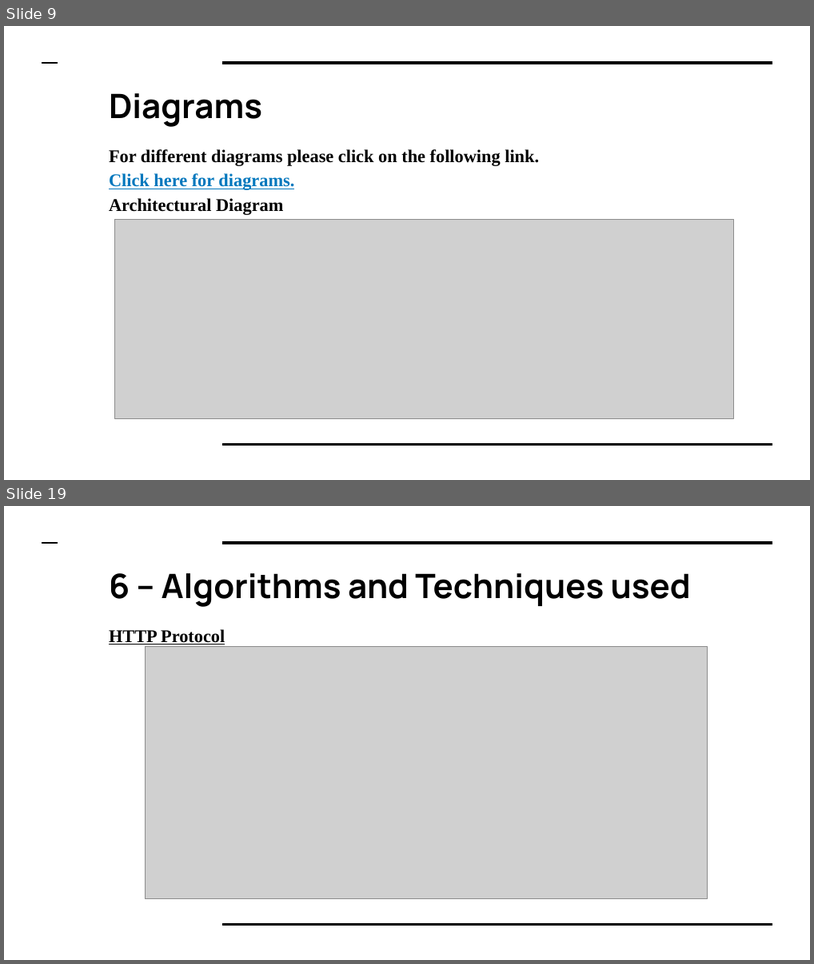
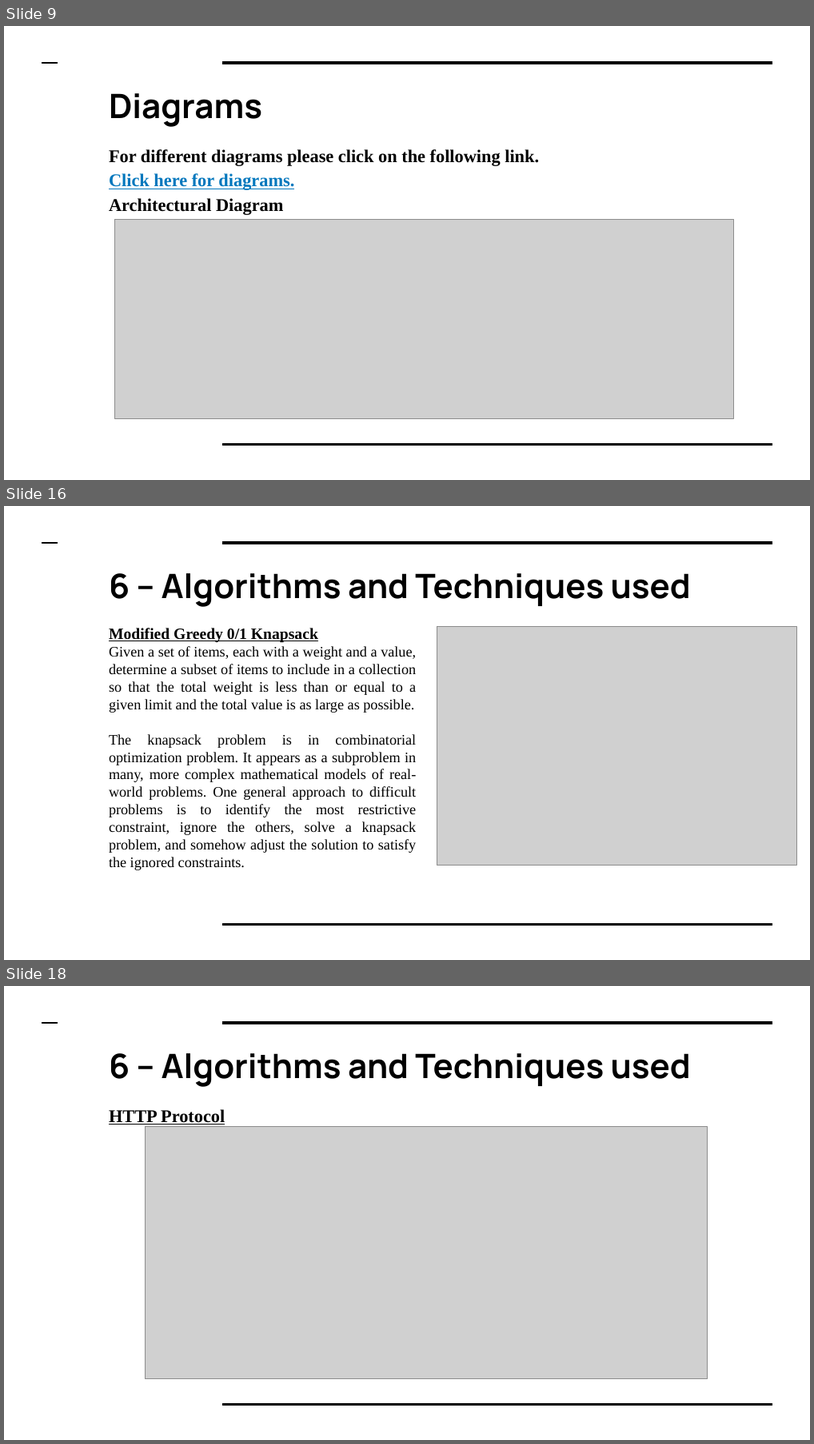
Before and after one commit to meetb007/kissan-bandhu, a slide deck: documents/kisaan Bandhu.pptx. Shown one above the other, each under a label of ours: slides 9 and 19 before the commit, slides 9, 16 and 18 after it; the slides between them are not shown. The pictures are 814x964 and 814x1444 pixels, drawn with LibreOffice and Linux fonts; fonts in the diff are those of the drawing; grey boxes stand for pictures. Boxes give left, top, right and bottom in pixels: in the first picture for what was removed or moved away, otherwise in the second. Text is boxed around its words. In the diff, an @@ line names an element or a change of style, - is before the commit and + after.

```diff
--- a/documents/kisaan Bandhu.pptx
+++ b/documents/kisaan Bandhu.pptx
@@ slide 16 added at (x1=4, y1=506, x2=810, y2=960), background #FFFFFF; not listed: 3 template elements that a slide beside it also shows @@
@@ title added at (x1=109, y1=573, x2=691, y2=607), 30 pt, text #000000, bold @@
+6 – Algorithms and Techniques used
@@ text added at (x1=109, y1=628, x2=417, y2=870), 13 pt, text #000000 @@
+    Modified Greedy 0/1 Knapsack
+Given a set of items, each with a weight and a value, determine a subset of items to include in a collection so that the total weight is less than or equal to a given limit and the total value is as large as possible.
+The knapsack problem is in combinatorial optimization problem. It appears as a subproblem in many, more complex mathematical models of real-world problems. One general approach to difficult problems is to identify the most restrictive constraint, ignore the others, solve a knapsack problem, and somehow adjust the solution to satisfy the ignored constraints.
@@ picture added at (x1=438, y1=626, x2=798, y2=865) @@
@@ what was slide 19 is now slide 18 @@
```
Also in this commit, not shown: 9 slides changed, 1 other slide added, 2 slides removed, 4 other files.
